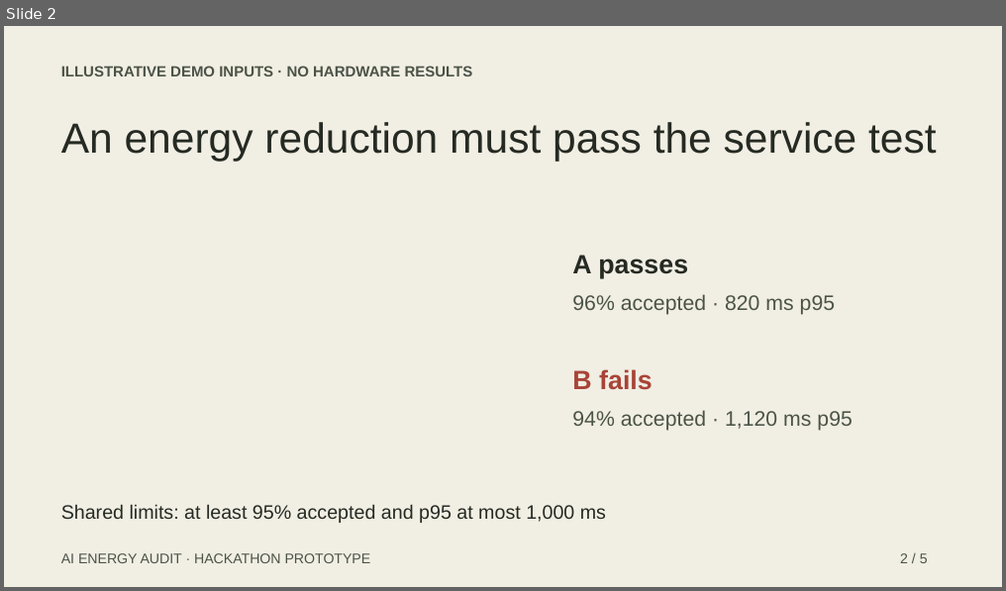
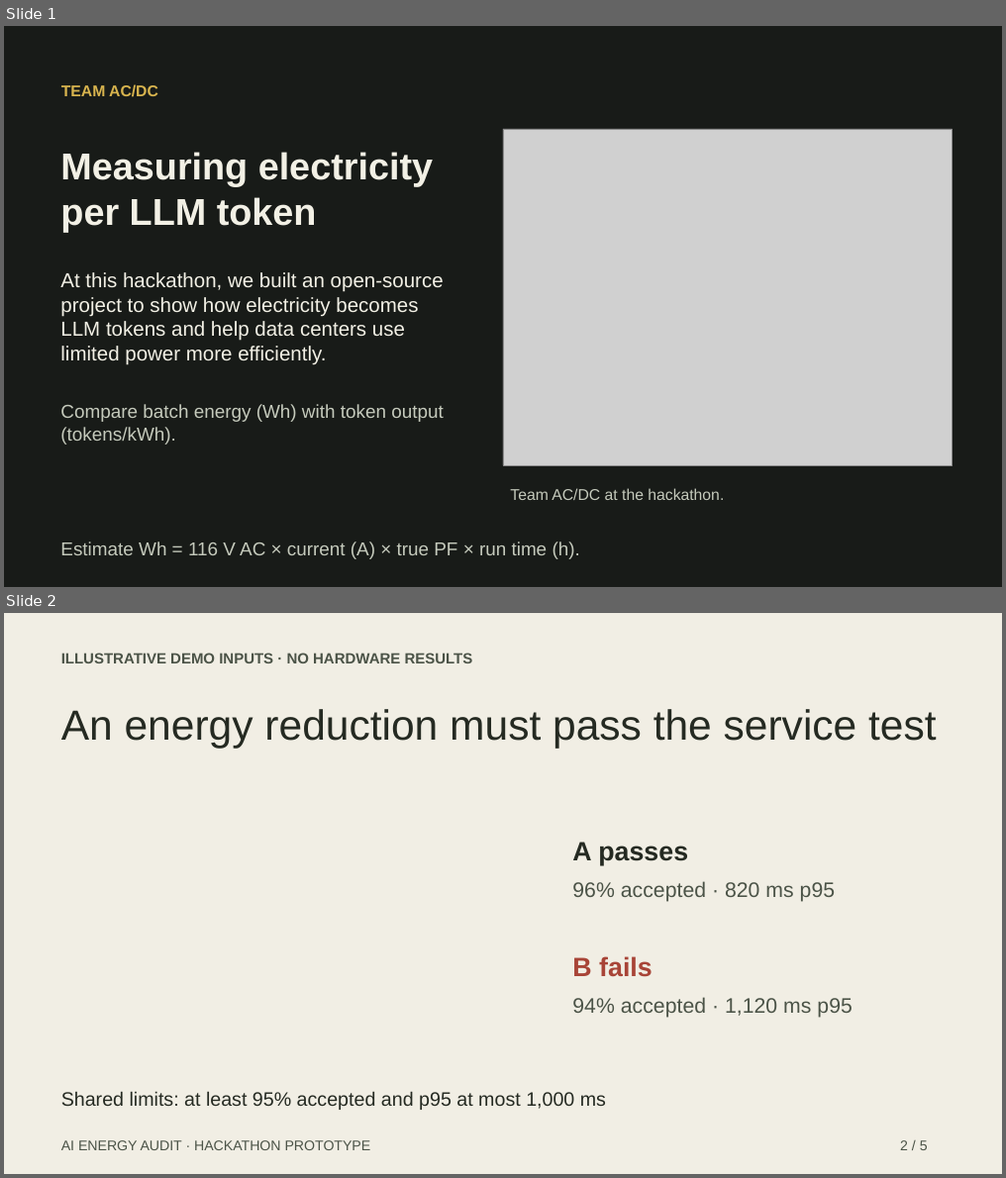
Before and after one commit to maxchamp2005-sudo/llm-energy-efficiency, a slide deck: docs/hackathon-pitch.pptx. Shown one above the other, each under a label of ours: slide 2 before the commit, slides 1 and 2 after it. The pictures are 1006x591 and 1006x1178 pixels, drawn with LibreOffice and Linux fonts; fonts in the diff are those of the drawing; grey boxes stand for pictures. Boxes give left, top, right and bottom in pixels: in the first picture for what was removed or moved away, otherwise in the second. Text is boxed around its words. In the diff, an @@ line names an element or a change of style, - is before the commit and + after.

Commit message:
Clarify the AC/DC hackathon purpose on the first slide

```diff
--- a/docs/hackathon-pitch.pptx
+++ b/docs/hackathon-pitch.pptx
@@ slide 1 added at [4,26,1002,587], background #181B18 @@
@@ text added at [61,84,158,97], 15 pt, text #D8B44E, bold @@
+TEAM AC/DC
@@ picture added at [503,129,952,467] @@
@@ text added at [60,152,433,232], 36 pt, text #F2F0E5, bold @@
+Measuring electricity
+per LLM token
@@ text added at [60,273,444,366], 19.5 pt, text #F2F0E5 @@
+At this hackathon, we built an open-source project to show how electricity becomes LLM tokens and help data centers use limited power more efficiently.
@@ text added at [60,404,444,445], 18 pt, text #C5CABC @@
+Compare batch energy (Wh) with token output (tokens/kWh).
@@ text added at [510,488,724,500], 15 pt, text #C5CABC @@
+Team AC/DC at the hackathon.
@@ text added at [60,542,580,560], 18 pt, text #C5CABC @@
+Estimate Wh = 116 V AC × current (A) × true PF × run time (h).
```
Also in this commit, not shown: 1 slide removed, 4 other files.
